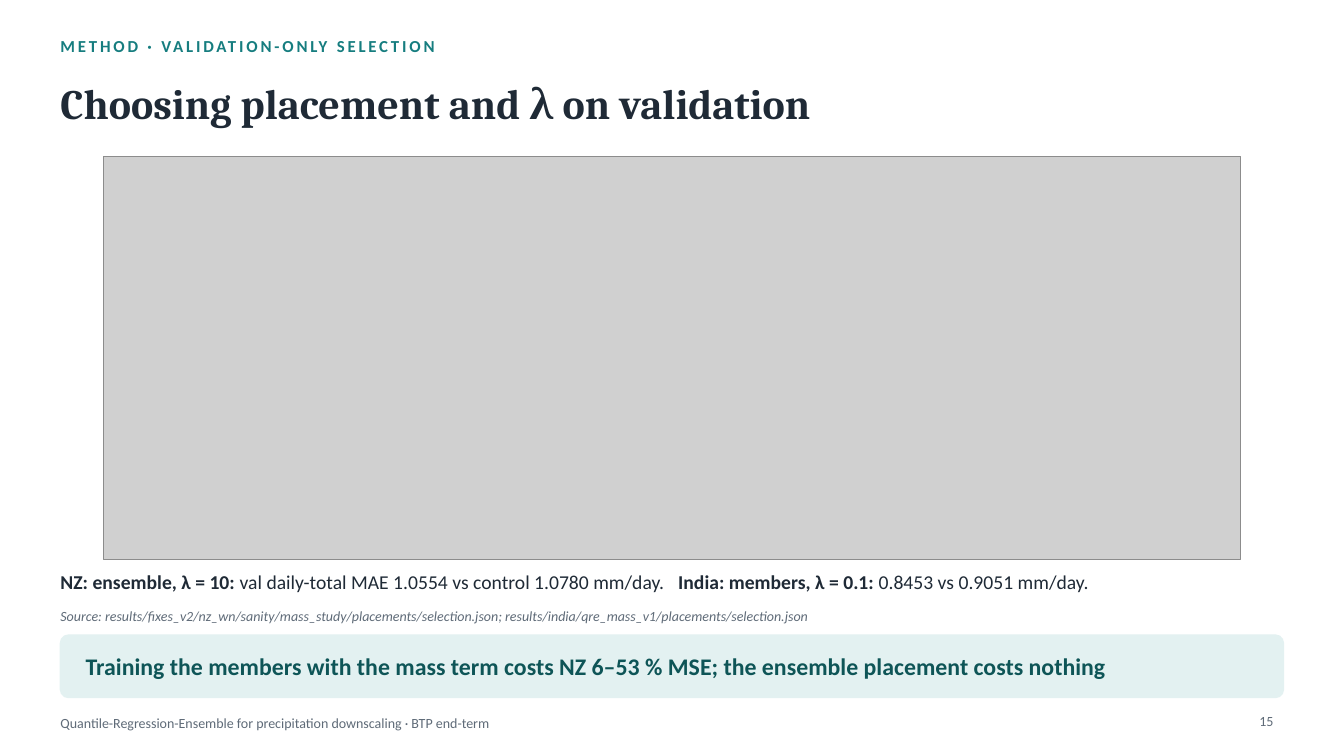
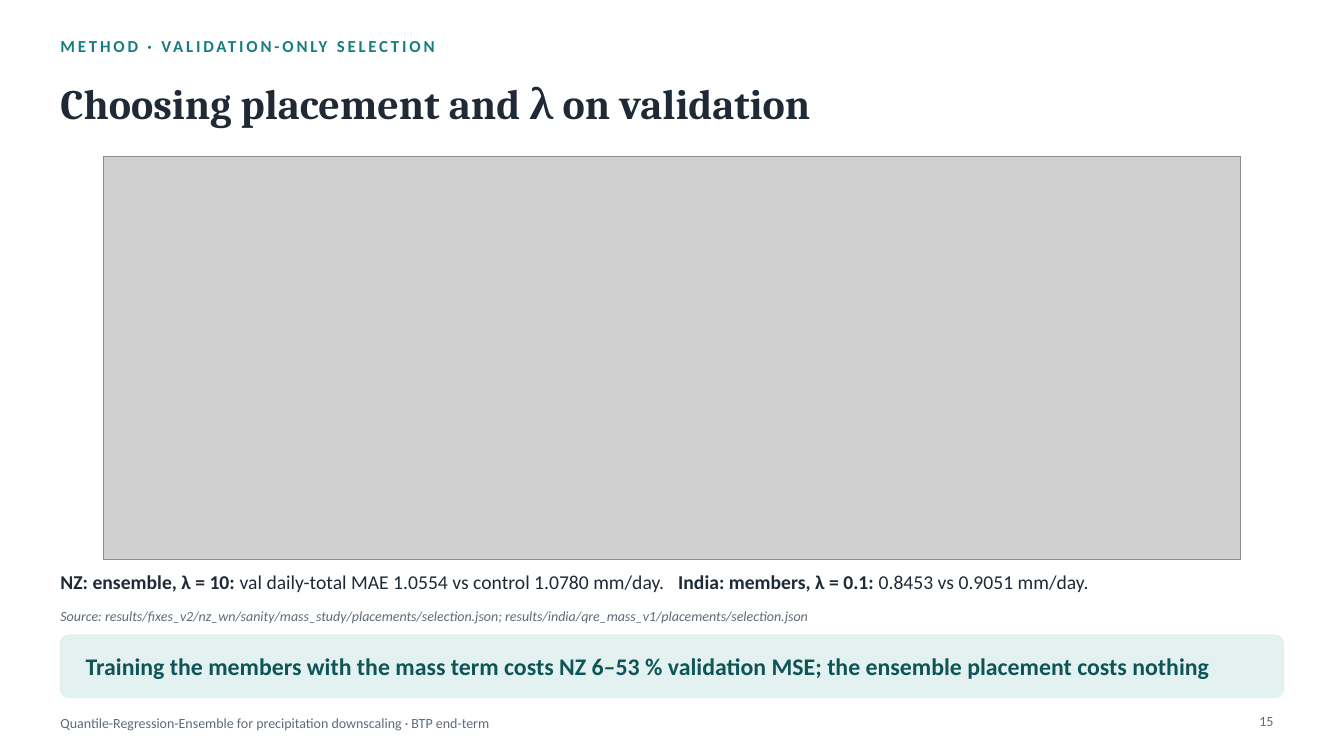
Before and after one commit to rajatjain3366/precipitation-downscaling, a slide deck: slide 15 of docs/presentation/BTP_endterm.pptx. Drawn at 1344x756 pixels with LibreOffice and Linux fonts; fonts in the diff are those of the drawing; grey boxes stand for pictures. Boxes give left, top, right and bottom in pixels: in the first picture for what was removed or moved away, otherwise in the second. Text is boxed around its words. In the diff, an @@ line names an element or a change of style, - is before the commit and + after.

```diff
--- a/docs/presentation/BTP_endterm.pptx
+++ b/docs/presentation/BTP_endterm.pptx
@@ text at [86,658,1209,679]: text changed @@
-Training the members with the mass term costs NZ 6–53 % MSE; the ensemble placement costs nothing
+Training the members with the mass term costs NZ 6–53 % validation MSE; the ensemble placement costs nothing
```
Also in this commit, not shown: 13 other slides changed, 7 other files.
